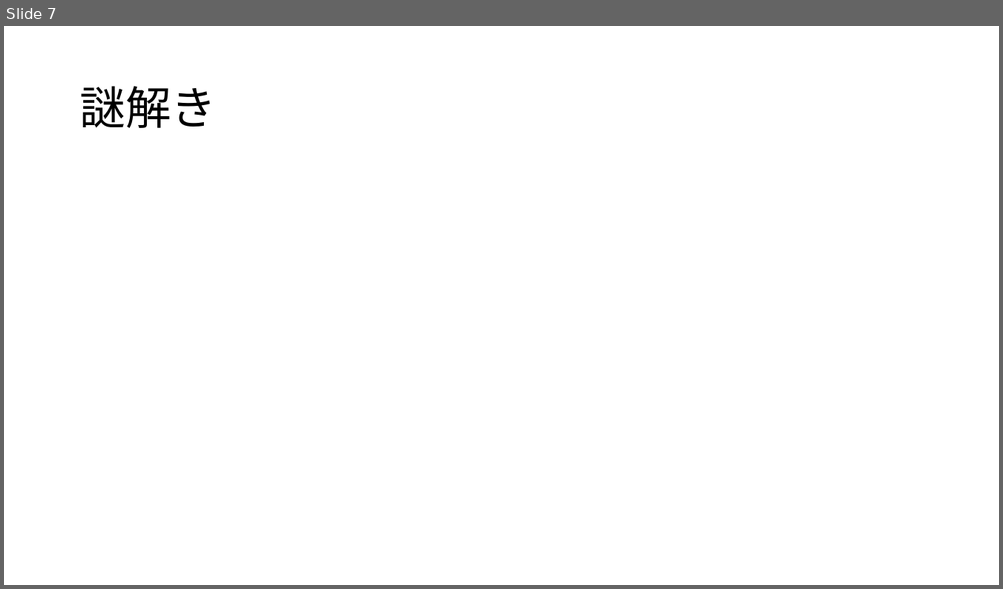
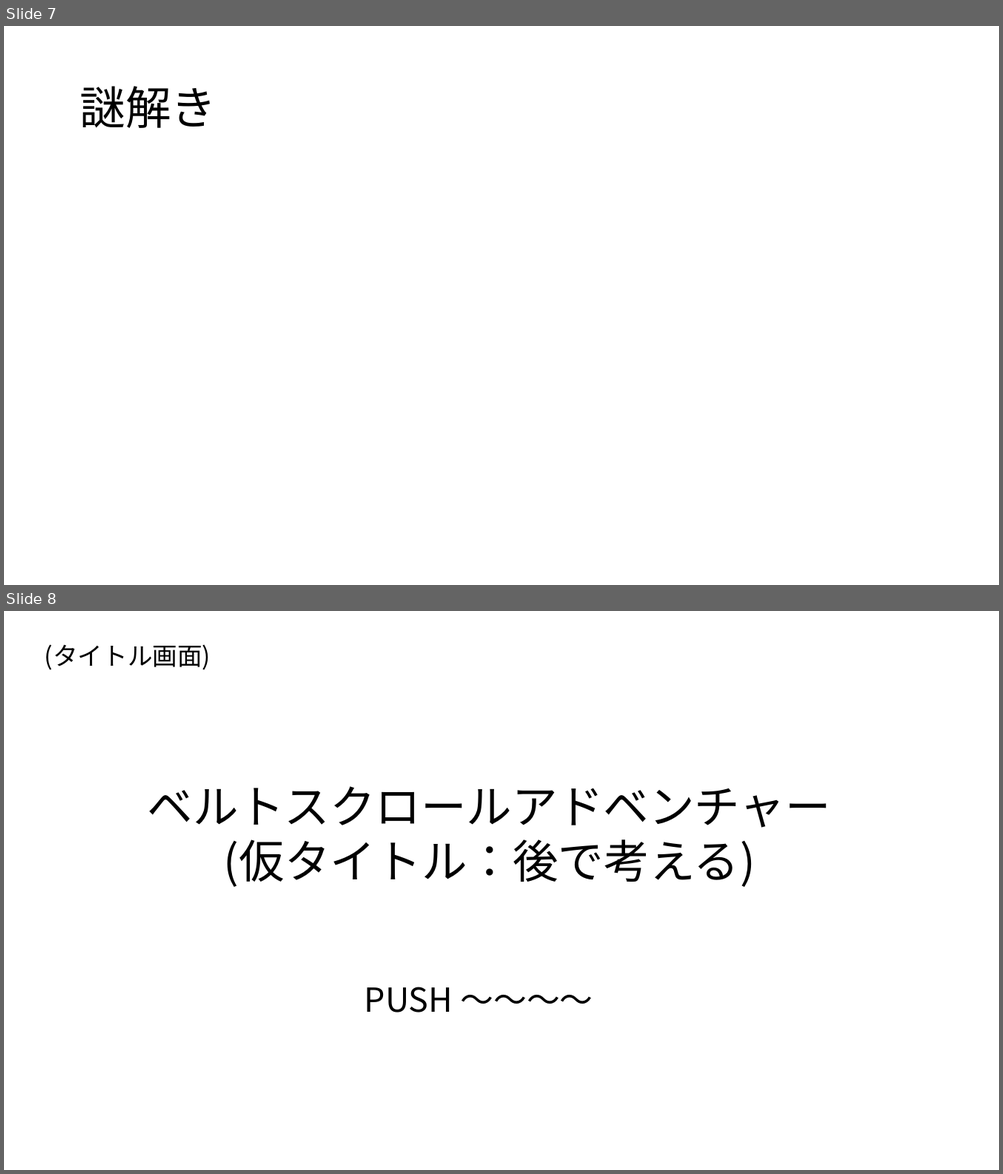
Before and after one commit to anabukiGC/GCLUC2023, a slide deck: 高松ゲーム.pptx. Shown one above the other, each under a label of ours: slide 7 before the commit, slides 7 and 8 after it. The pictures are 1003x589 and 1003x1174 pixels, drawn with LibreOffice and Linux fonts; fonts in the diff are those of the drawing. Boxes give left, top, right and bottom in pixels: in the first picture for what was removed or moved away, otherwise in the second. Text is boxed around its words. In the diff, an @@ line names an element or a change of style, - is before the commit and + after.

Commit message:
ゲーム画面イメージ

```diff
--- a/高松ゲーム.pptx
+++ b/高松ゲーム.pptx
@@ slide 8 added at [4, 611, 999, 1170], background #FFFFFF @@
@@ text added at [45, 644, 210, 670], 24 pt, text #000000 @@
+(タイトル画面)
@@ text added at [148, 786, 831, 887], 44 pt, text #000000 @@
+ベルトスクロールアドベンチャー
+(仮タイトル：後で考える)
@@ text added at [364, 987, 452, 1013], 32 pt, text #000000 @@
+PUSH ～～～～
```
Also in this commit, not shown: 2 other slides added.
